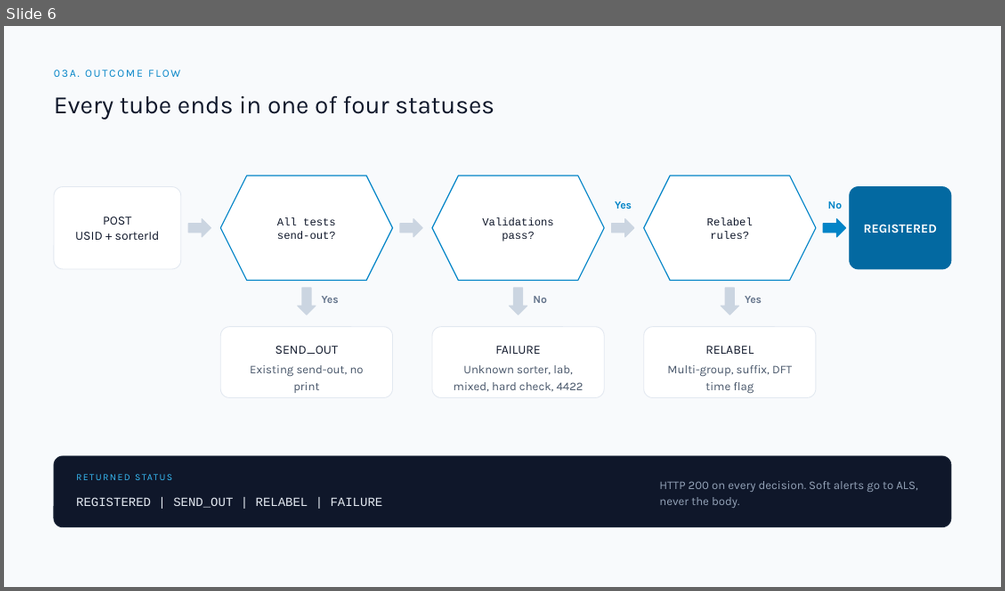
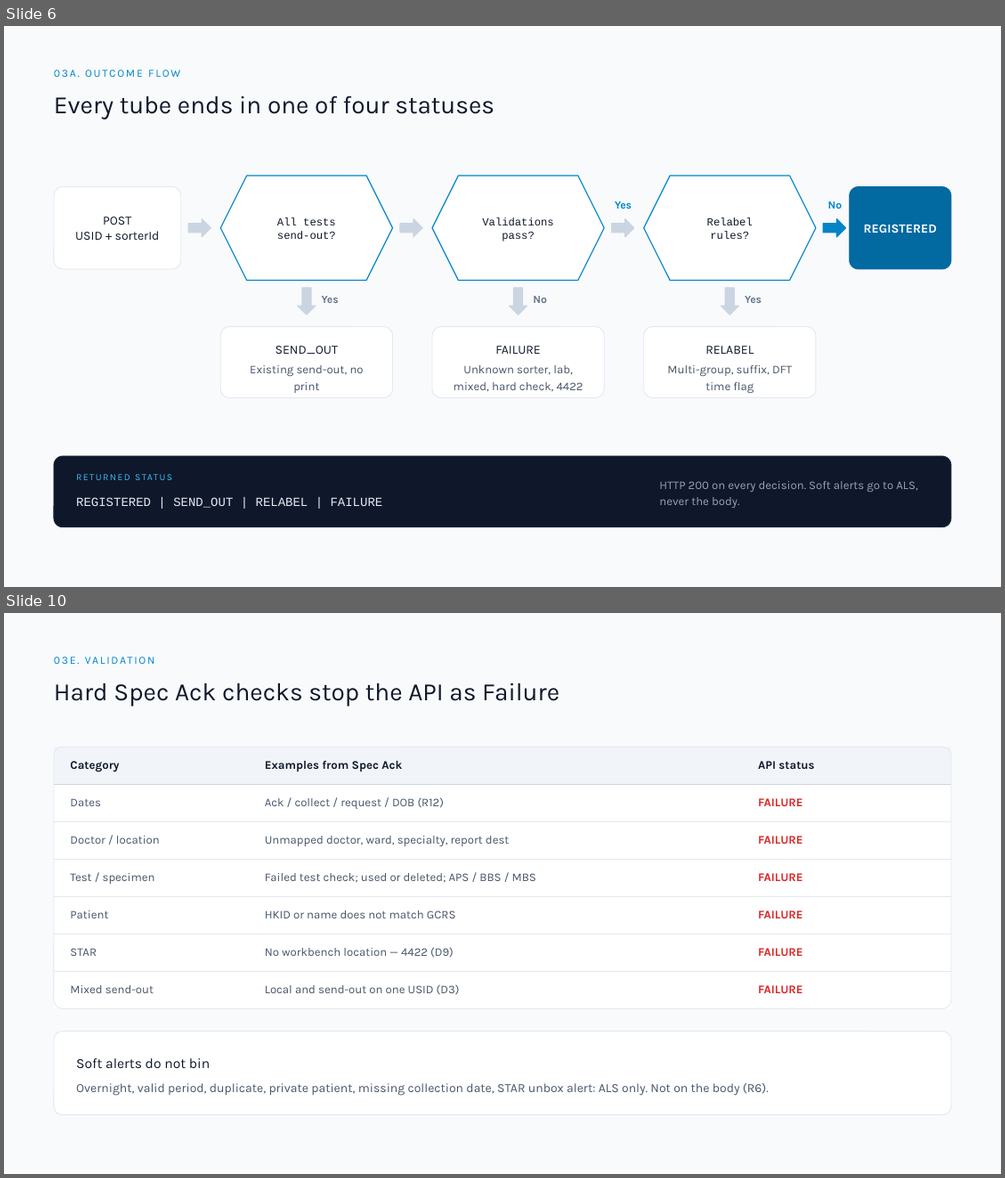
Before and after one commit to DragonChong/HA-Notes, a slide deck: SDLC/Projects/TMP-specimen-sorter-api — Specimen Sorter API/assets/Specimen Sorter API v3.pptx. Shown one above the other, each under a label of ours: slide 6 before the commit, slides 6 and 10 after it; the slides between them are not shown. The pictures are 1005x591 and 1005x1178 pixels, drawn with LibreOffice and Linux fonts; fonts in the diff are those of the drawing. Boxes give left, top, right and bottom in pixels: in the first picture for what was removed or moved away, otherwise in the second. Text is boxed around its words. In the diff, an @@ line names an element or a change of style, - is before the commit and + after.

```diff
--- a/SDLC/Projects/TMP-specimen-sorter-api — Specimen Sorter API/assets/Specimen Sorter API v3.pptx
+++ b/SDLC/Projects/TMP-specimen-sorter-api — Specimen Sorter API/assets/Specimen Sorter API v3.pptx
@@ slide 10 added at (4,613,1001,1174), background #F8FAFC @@
@@ text added at (54,650,952,669), 10.5 pt, text #0284C7 @@
+03E. VALIDATION
@@ text added at (54,682,559,706), 24 pt, text #0F172A @@
+Hard Spec Ack checks stop the API as Failure
@@ table added at (54,747,952,998), 7 rows, 3 columns @@
+Category | Examples from Spec Ack | API status
+Dates | Ack / collect / request / DOB (R12) | FAILURE
+Doctor / location | Unmapped doctor, ward, specialty, report dest | FAILURE
+Test / specimen | Failed test check; used or deleted; APS / BBS / MBS | FAILURE
+Patient | HKID or name does not match GCRS | FAILURE
+STAR | No workbench location — 4422 (D9) | FAILURE
+Mixed send-out | Local and send-out on one USID (D3) | FAILURE
@@ rounded rectangle added at (54,747,952,1008), outline #E2E8F0 0.75 pt @@
@@ rounded rectangle added at (54,1031,952,1115), fill #FFFFFF, outline #E2E8F0 0.75 pt @@
@@ text added at (76,1058,210,1068), 13.5 pt, text #0F172A @@
+Soft alerts do not bin
@@ text added at (76,1083,769,1095), 12 pt, text #475569 @@
+Overnight, valid period, duplicate, private patient, missing collection date, STAR unbox alert: ALS only. Not on the body (R6).
```
Also in this commit, not shown: 3 slides changed, 5 other slides added, 6 other files.
